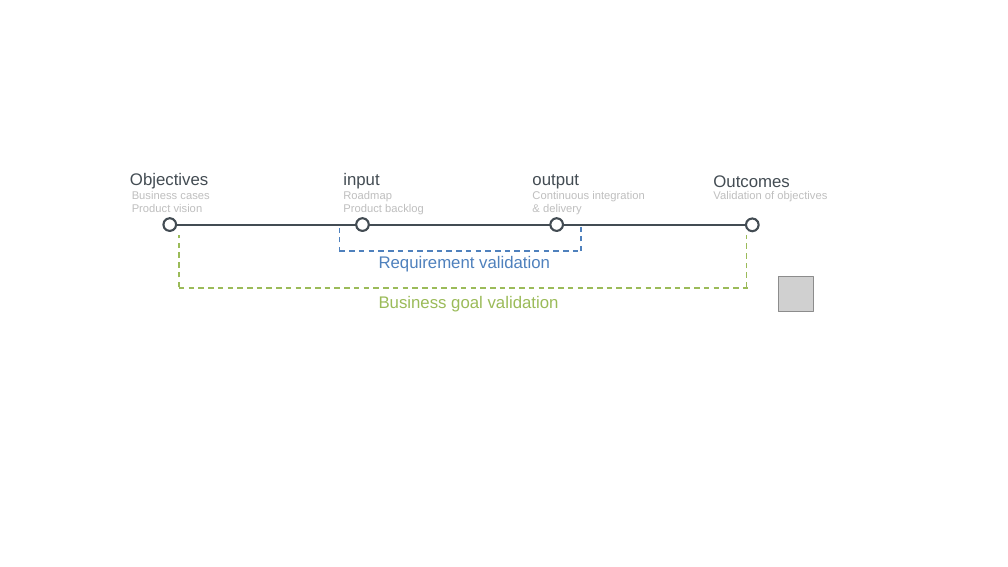
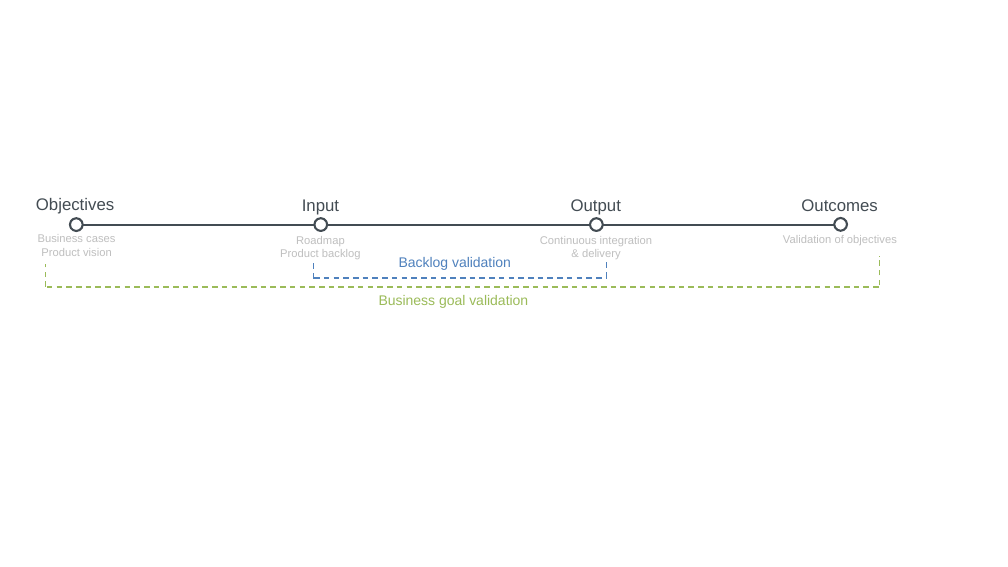
Before and after one commit to GetGareth/getgareth.github.io, a slide deck: slide 1 of _site/images/overview-types-validation.pptx. Drawn at 1008x567 pixels with LibreOffice and Linux fonts; fonts in the diff are those of the drawing; grey boxes stand for pictures. Boxes give left, top, right and bottom in pixels: in the first picture for what was removed or moved away, otherwise in the second. Text is boxed around its words. In the diff, an @@ line names an element or a change of style, - is before the commit and + after.

```diff
--- a/_site/images/overview-types-validation.pptx
+++ b/_site/images/overview-types-validation.pptx
@@ text "Objectives": place and size @@
-text "Objectives" at <box>130,173,208,189</box>
+text "Objectives" at <box>36,198,114,214</box>
@@ text at <box>302,199,339,215</box>: text changed @@
-input
+Input
@@ text at <box>571,199,621,215</box>: text changed @@
-output
+Output
@@ text "Outcomes": place and size @@
-text "Outcomes" at <box>713,175,789,187</box>
+text "Outcomes" at <box>801,199,877,211</box>
@@ alignment left to centre in 3 elements at <box>540,236,652,259</box>, <box>280,236,361,259</box>, <box>38,234,115,256</box> @@
@@ text "Business cases": place and size @@
-text "Business cases" at <box>132,191,209,212</box>
+text "Business cases" at <box>38,234,115,256</box>
@@ ellipse at <box>70,218,83,231</box>: rotation 0 to 270 degrees @@
@@ line moved from (177, 225) - (746, 225) to (83, 225) - (841, 225) @@
@@ text "Roadmap": place and size @@
-text "Roadmap" at <box>343,191,424,214</box>
+text "Roadmap" at <box>280,236,361,259</box>
@@ ellipse: place and size @@
-ellipse at <box>356,218,369,231</box>
+ellipse at <box>314,218,328,231</box>
@@ text "Continuous integration": place and size @@
-text "Continuous integration" at <box>532,191,644,214</box>
+text "Continuous integration" at <box>540,236,652,259</box>
@@ ellipse: place and size @@
-ellipse at <box>550,218,563,231</box>
+ellipse at <box>590,218,603,231</box>
@@ text "Validation of objectives": place and size @@
-text "Validation of objectives" at <box>713,191,827,201</box>
+text "Validation of objectives" at <box>783,235,897,245</box>
@@ ellipse: place and size @@
-ellipse at <box>746,219,759,232</box>
+ellipse at <box>835,218,848,231</box>
@@ line moved from (179, 287) - (179, 235) to (45, 287) - (45, 264) @@
@@ line moved from (340, 252) - (340, 228) to (313, 279) - (313, 262) @@
@@ text at <box>399,257,511,270</box>: text changed; size 12 to 10 pt @@
-Requirement validation
+Backlog validation
@@ line moved from (581, 251) - (581, 227) to (607, 277) - (607, 261) @@
@@ line moved from (747, 287) - (747, 235) to (879, 285) - (879, 256) @@
@@ line moved from (179, 288) - (748, 288) to (46, 287) - (880, 287) @@
@@ line moved from (340, 251) - (581, 251) to (314, 278) - (607, 278) @@
@@ text "Business goal validation" at <box>379,295,528,308</box>: size 12 to 10 pt @@
@@ picture removed at <box>778,277,813,312</box> @@
```
Also in this commit, not shown: 36 other files.
